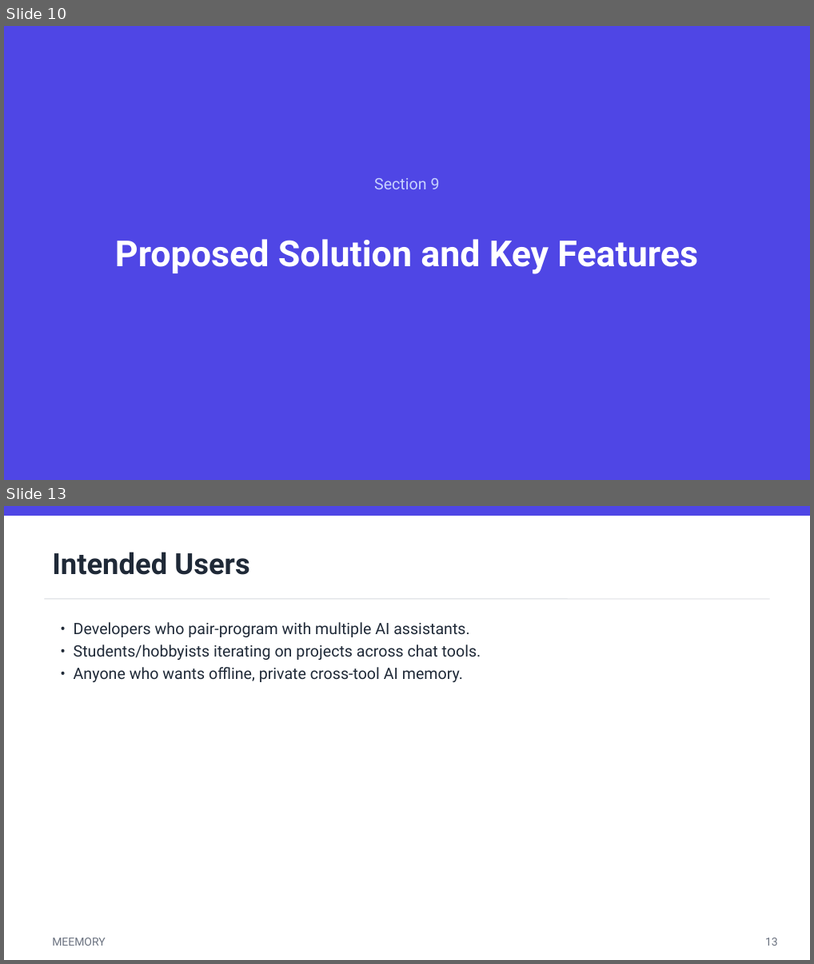
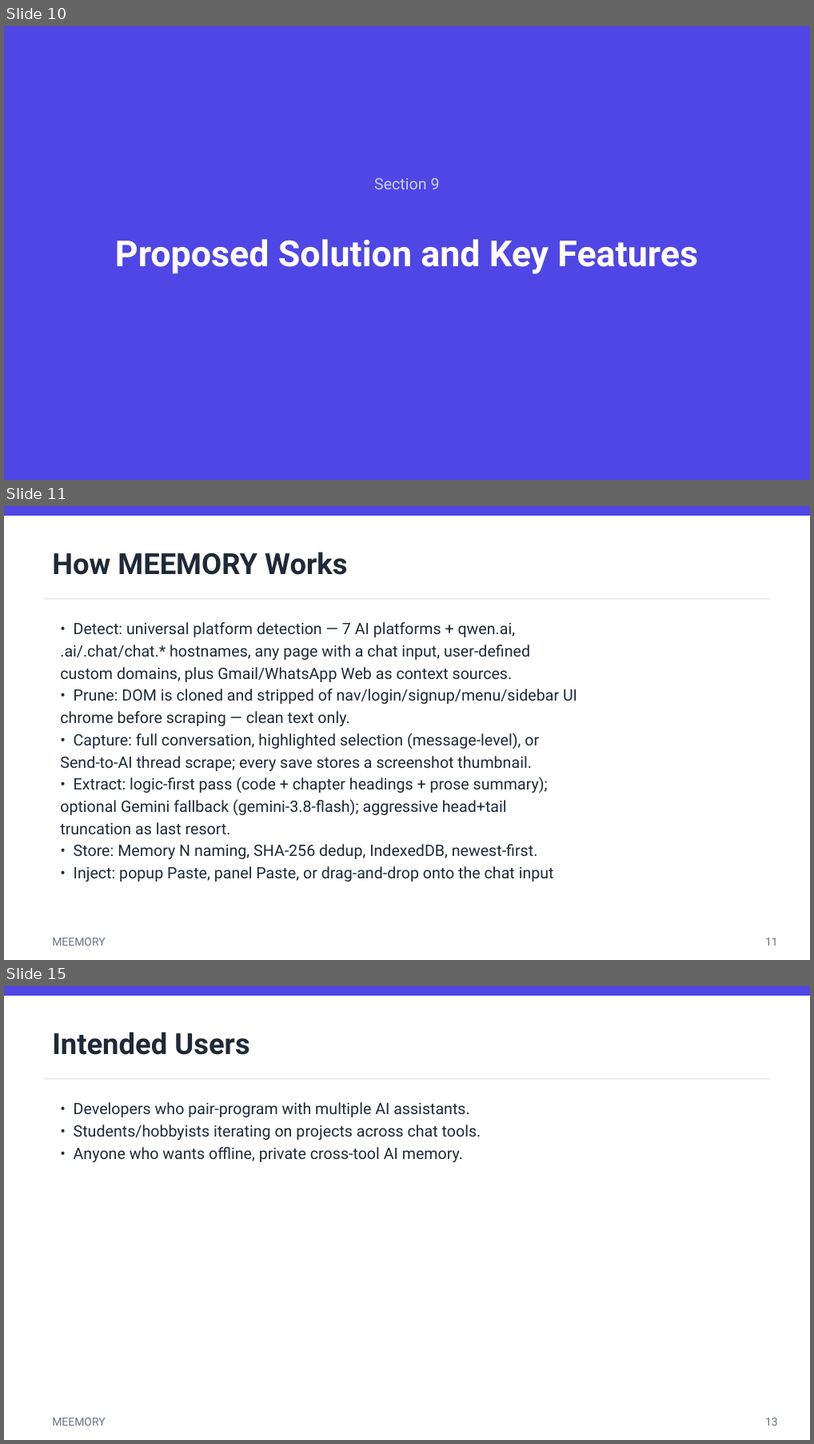
Before and after one commit to ameypatil26/meemory, a slide deck: presentation.pptx. Shown one above the other, each under a label of ours: slides 10 and 13 before the commit, slides 10, 11 and 15 after it; the slides between them are not shown. The pictures are 814x964 and 814x1444 pixels, drawn with LibreOffice and Linux fonts; fonts in the diff are those of the drawing. Boxes give left, top, right and bottom in pixels: in the first picture for what was removed or moved away, otherwise in the second. Text is boxed around its words. In the diff, an @@ line names an element or a change of style, - is before the commit and + after.

```diff
--- a/presentation.pptx
+++ b/presentation.pptx
@@ slide 11 added at box(4, 506, 810, 960), background #FFFFFF @@
@@ rectangle added at box(4, 506, 810, 516), fill #4F46E5 @@
@@ text added at box(52, 552, 347, 575), 26 pt, text #1F2937, bold @@
+How MEEMORY Works
@@ line added from (44, 599) to (770, 599), #E5E7EB 1 pt @@
@@ text added at box(60, 622, 578, 881), 14 pt, text #1F2937 @@
+• Detect: universal platform detection — 7 AI platforms + qwen.ai,
+.ai/.chat/chat.* hostnames, any page with a chat input, user-defined
+custom domains, plus Gmail/WhatsApp Web as context sources.
+• Prune: DOM is cloned and stripped of nav/login/signup/menu/sidebar UI
+chrome before scraping — clean text only.
+• Capture: full conversation, highlighted selection (message-level), or
+Send-to-AI thread scrape; every save stores a screenshot thumbnail.
+• Extract: logic-first pass (code + chapter headings + prose summary);
+optional Gemini fallback (gemini-3.8-flash); aggressive head+tail
+truncation as last resort.
+• Store: Memory N naming, SHA-256 dedup, IndexedDB, newest-first.
+• Inject: popup Paste, panel Paste, or drag-and-drop onto the chat input
@@ text added at box(52, 937, 105, 945), 10 pt, text #6B7280 @@
+MEEMORY
@@ text added at box(766, 937, 778, 945), 10 pt, text #6B7280 @@
+11
@@ what was slide 13 is now slide 15 @@
```
Also in this commit, not shown: 4 slides changed, 1 other slide added, 15 other files.
